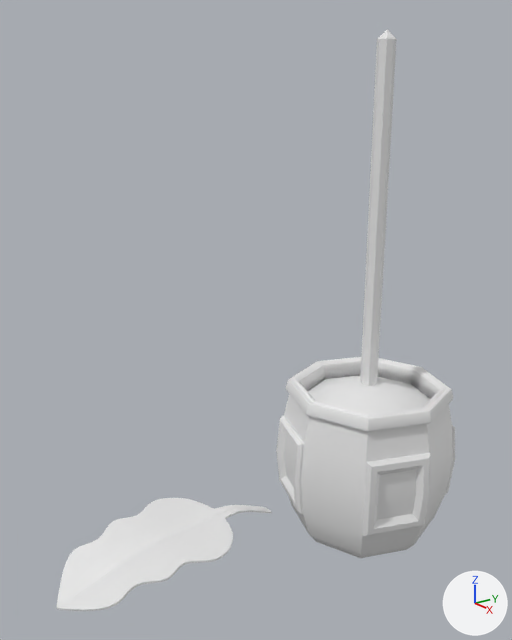
Two versions of the Blender file Models/GroupD/Factory Kit/Miscellanious/Plant.blend, one commit apart.
Camera for both pictures: a 50 mm camera at (5.77, -5.98, 4.48) aimed at (-0.13, -1.64, 2.11). Every picture has the same lights, and +X, +Y and +Z are marked at lower right.

The scene before the commit, as lines of its bpy script (objects in view):
```python
me_cube = bpy.data.meshes.new('Cube')
me_cube.from_pydata(...)  # 355 vertices, 360 faces; spans x -1.12..1.12, y -1.12..1.12, z -1.09..5.1
me_cube.polygons.foreach_set('use_smooth', [True] * 360)
me_cube.materials.append(mat_material)  # white #e7e7e7
me_plane = bpy.data.meshes.new('Plane')
me_plane.from_pydata(...)  # 60 vertices, 44 faces; spans x -0.78..0.78, y -2.64..0.05, z -0.13..0.21
ob_cube = bpy.data.objects.new('Cube', me_cube)
ob_cube.location = (0.0, 0.0, 0.0)
ob_plane = bpy.data.objects.new('Plane', me_plane)
ob_plane.location = (0.0, -1.6, -0.2)
ob_plane.scale = (0.967, 0.967, 0.967)
_m = ob_plane.modifiers.new('Subdivision', 'SUBSURF')
_m = ob_plane.modifiers.new('Solidify', 'SOLIDIFY')
_m.thickness = 0.02
_m.edge_crease_outer = 0.0642
_m.bevel_convex = 1.0
```
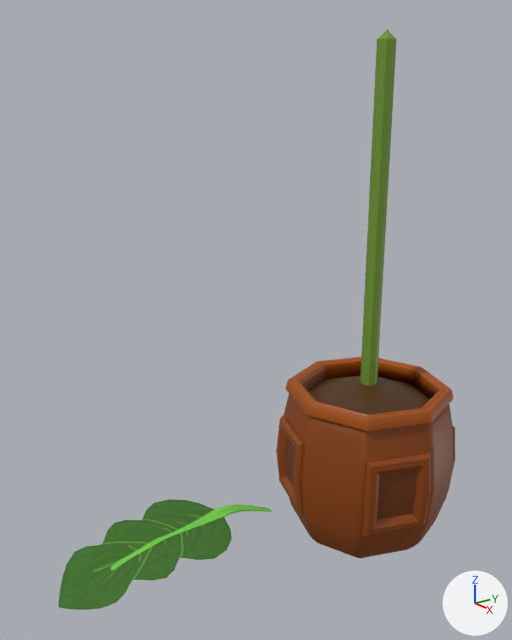
Commit message: further progress on plant

What differs and where, as boxes (x1, y1, x2, y2) in the pictures (512 x 640 px):
```json
{"object": "Plane", "change": "reshaped", "before": [57, 498, 272, 611], "after": [58, 499, 272, 610]}
{"part": 1, "of": "me_cube", "change": "built on", "before": [301, 404, 453, 558], "after": [284, 395, 453, 558]}
{"part": 2, "of": "me_cube", "change": "recoloured", "before": [276, 29, 455, 558], "after": [276, 29, 455, 558], "on screen": "grey to brown"}
{"part": 3, "of": "me_plane", "change": "built on", "before": [57, 498, 272, 611], "after": [58, 499, 272, 610]}
```

The change, as JSON lines over the scene's bpy script:
```json
{"op": "add", "block": "img_leaf", "code": ["img_leaf = load_image('Leaf', '../../../../Materials/Factory/plant/Leaf.png', 1024, 1024, 'sRGB')"]}
{"op": "add", "block": "img_plant", "code": ["img_plant = load_image('Plant', '../../../../Materials/Factory/plant/Plant.png', 4096, 4096, 'sRGB')"]}
{"op": "add", "block": "mat_leaf", "code": ["mat_leaf = principled_material('Leaf')", "mat_leaf.texture = img_leaf", "mat_leaf.roughness = 1.0"]}
{"op": "add", "block": "mat_plant", "code": ["mat_plant = principled_material('Plant')", "mat_plant.texture = img_plant"]}
{"block": "me_cube", "where": "# used by ob_cube; location = (0.0, 0.0, 0.0)"}
{"op": "remove", "block": "me_cube", "code": "me_cube.from_pydata(...)  # 355 vertices, 360 faces; spans x -1.12..1.12, y -1.12..1.12, z -1.09..5.1"}
{"op": "add", "block": "me_cube", "code": "me_cube.from_pydata(...)  # 499 vertices, 502 faces; spans x -1.12..1.12, y -1.12..1.12, z -1.09..5.1"}
{"block": "me_cube", "change": "me_cube part 1"}
{"block": "me_cube", "change": "20 faces are deleted"}
{"block": "me_cube", "change": "144 vertices are added at x -1.08..1.08, y -1.08..1.08, z -0.95..0.8"}
{"block": "me_cube", "change": "162 new faces join them"}
{"block": "me_cube", "change": "me_cube part 2: 340 faces spanning x -1.12..1.12, y -1.12..1.12, z -1.09..5.1 switch from mat_material (white #e7e7e7) to mat_plant (picture img_plant)"}
{"block": "me_plane", "where": "# used by ob_plane; location = (0.0, -1.6, -0.2); scale = (0.967, 0.967, 0.967)"}
{"op": "remove", "block": "me_plane", "code": "me_plane.from_pydata(...)  # 60 vertices, 44 faces; spans x -0.78..0.78, y -2.64..0.05, z -0.13..0.21"}
{"op": "add", "block": "me_plane", "code": "me_plane.from_pydata(...)  # 554 vertices, 552 faces; spans x -0.65..0.65, y -2.62..0.07, z -0.13..0.23"}
{"block": "me_plane", "change": "me_plane part 3: 55 vertices removed from x -0.78..0.78, y -2.64..0.05, z -0.13..0.21; 549 vertices added at x -0.65..0.65, y -2.62..0.07, z -0.13..0.23"}
{"block": "me_plane", "change": "me_plane part 4: the surface is now shaded smooth"}
{"op": "add", "block": "me_plane", "code": "me_plane.materials.append(mat_leaf)  # picture img_leaf"}
```
